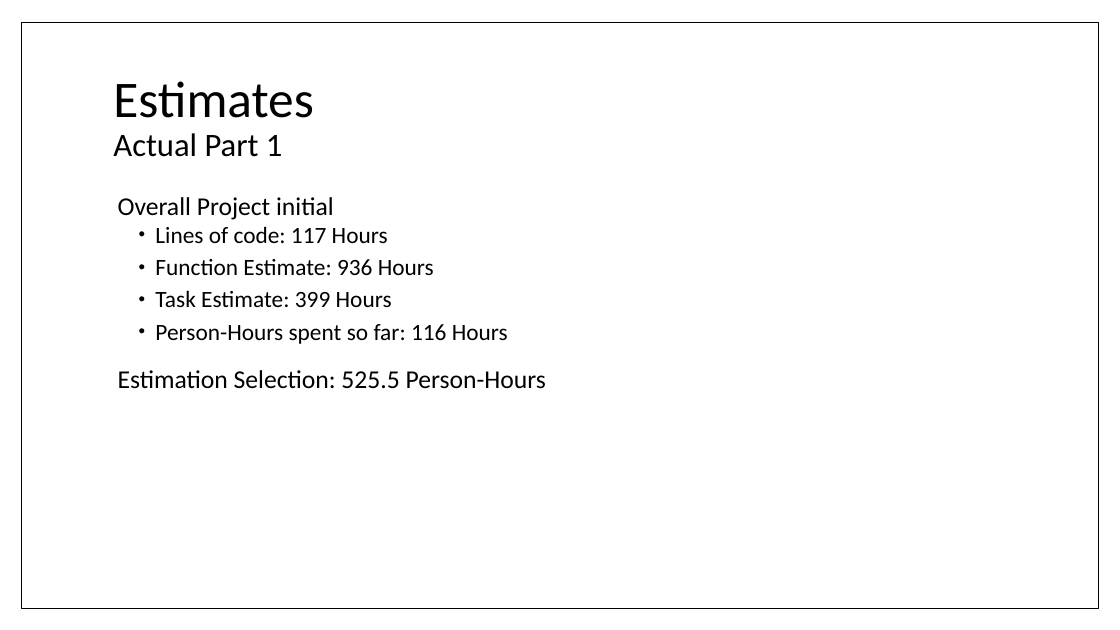
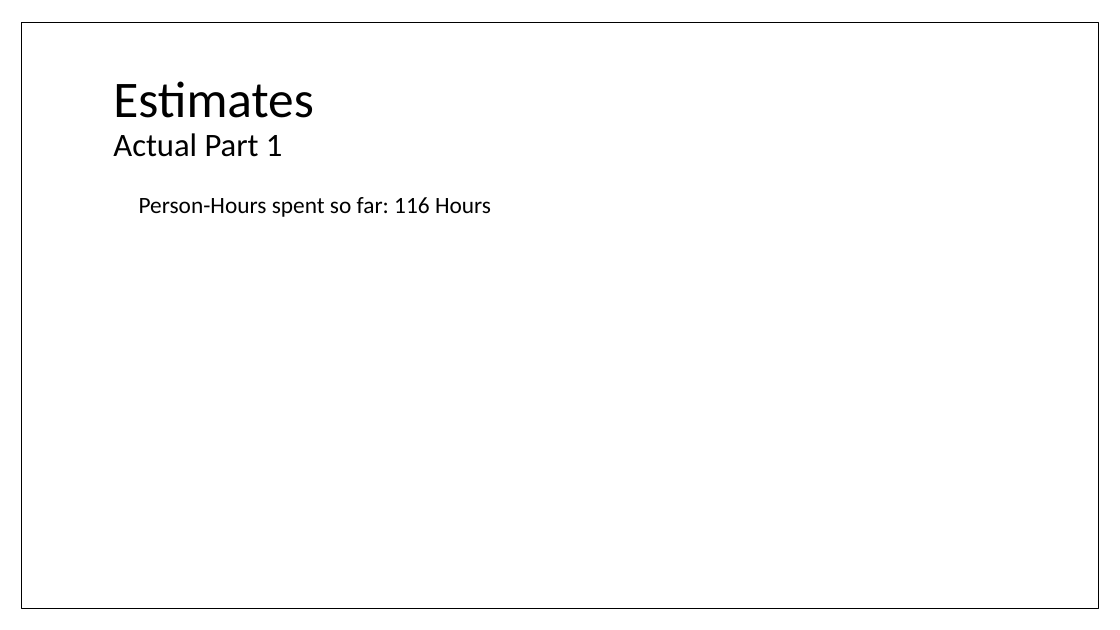
Before and after one commit to umdfeynman/umdfeynman, a slide deck: slide 12 of Work_In_Progress/CS/SPMP_Presentation.pptx. Drawn at 1120x630 pixels with LibreOffice and Linux fonts; fonts in the diff are those of the drawing. Boxes give left, top, right and bottom in pixels: in the first picture for what was removed or moved away, otherwise in the second. Text is boxed around its words. In the diff, an @@ line names an element or a change of style, - is before the commit and + after.

```diff
--- a/Work_In_Progress/CS/SPMP_Presentation.pptx
+++ b/Work_In_Progress/CS/SPMP_Presentation.pptx
@@ text "Person-Hours spent so far: 116 ..." at [139,197,491,217]: bullet • to none @@
@@ text at [118,197,434,307]: paragraphs removed @@
-Overall Project initial
-  • Lines of code: 117 Hours
-  • Function Estimate: 936 Hours
-  • Task Estimate: 399 Hours
@@ text at [118,370,546,389]: paragraph removed @@
-Estimation Selection: 525.5 Person-Hours
```
Also in this commit, not shown: 9 other slides changed.
